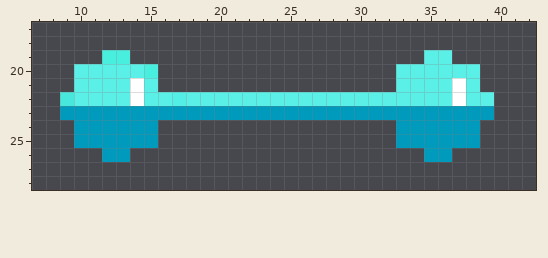
Two states of a sprite sheet, Resources/hunters/sopx/wind_strenth.png. Above: the version before the commit.
The file is 50x70 pixels. Colours within 5 levels of each other are drawn and written as one. Shown: x 7..42, y 17..28.
After the commit:
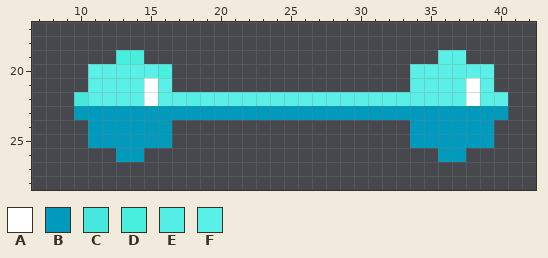
Palette (. is transparent): A #ffffff  B #009abd  C #48e7de  D #48efde  E #53efe7  F #5aefe7
The exact change:
y 19: x 12 D -> .; x 14 . -> D; x 35 F -> .; x 37 . -> F
y 20: x 10 F -> .; x 15..16 D. -> FD; x 33 F -> .; x 39 . -> F
y 21: x 10 F -> .; x 14..16 AF. -> FAF; x 33 F -> .; x 37..39 AF. -> FAF
y 22: x 9..10 CF -> .C; x 14..15 AF -> FA; x 17..18 EF -> FE; x 37..38 AF -> FA; x 40 . -> F
y 23: x 9 B -> .; x 40 . -> B
y 24..25: x 10 B -> .; x 16 . -> B; x 33 B -> .; x 39 . -> B
y 26: x 12 B -> .; x 14 . -> B; x 35 B -> .; x 37 . -> B
